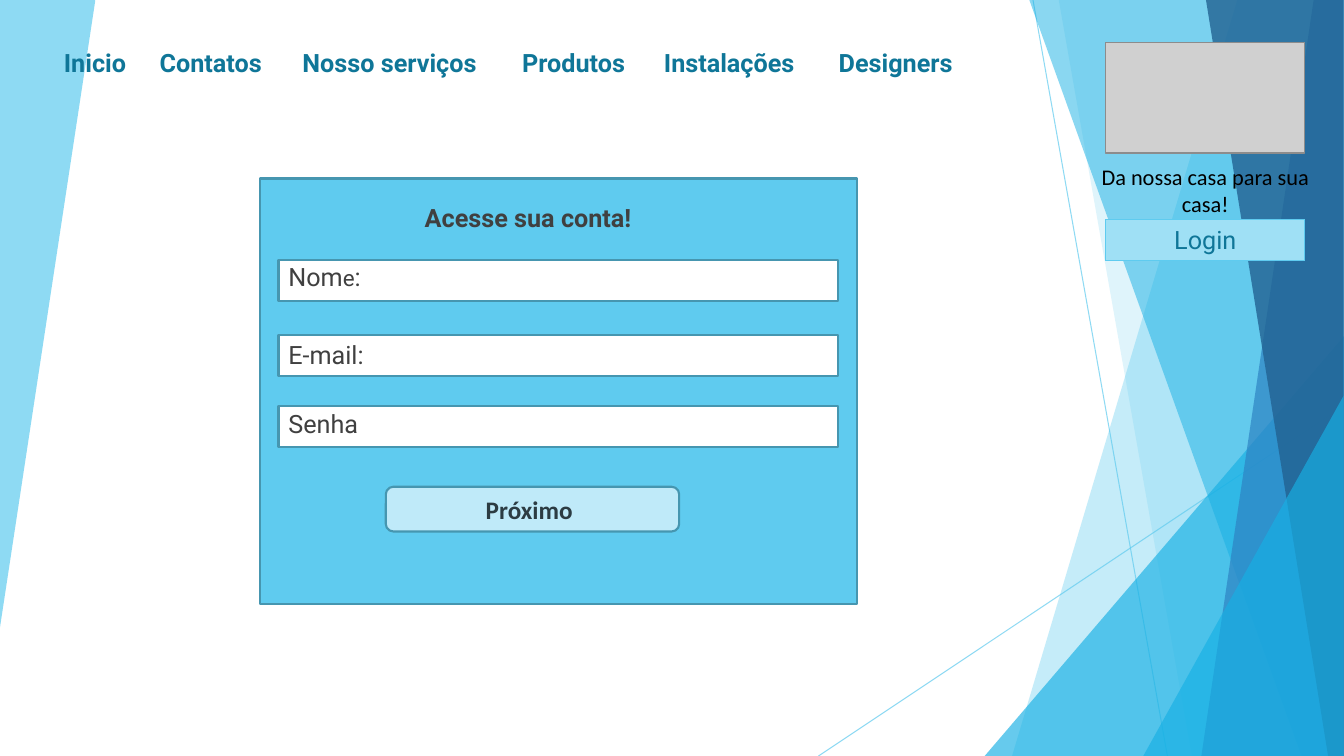
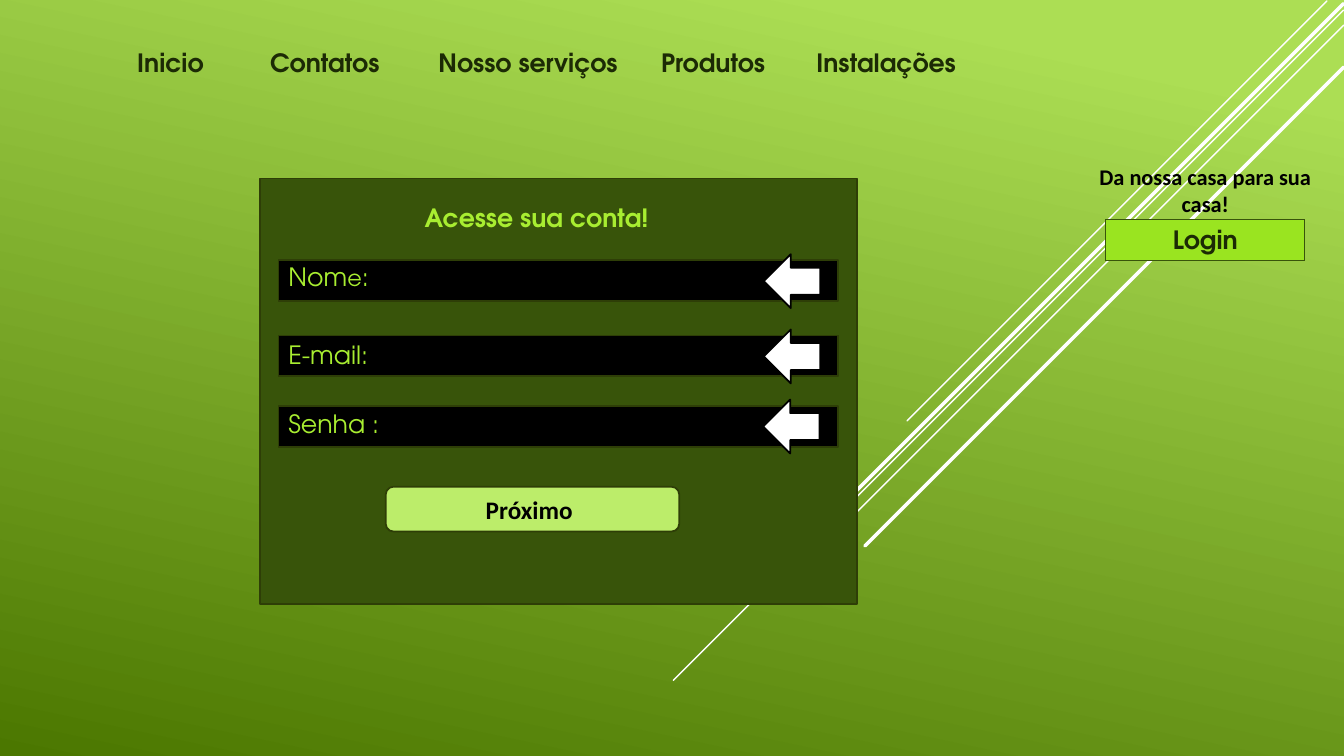
Before and after one commit to JVictor94/projeto, a slide deck: slide 3 of Projeto Automação Prototipo.pptx. Drawn at 1344x756 pixels with LibreOffice and Linux fonts; fonts in the diff are those of the drawing; grey boxes stand for pictures. Boxes give left, top, right and bottom in pixels: in the first picture for what was removed or moved away, otherwise in the second. Text is boxed around its words. In the diff, an @@ line names an element or a change of style, - is before the commit and + after.

```diff
--- a/Projeto Automação Prototipo.pptx
+++ b/Projeto Automação Prototipo.pptx
@@ background #FFFFFF to gradient #ACDF55 to #4C7800 @@
@@ line added from (1344, 10) to (674, 681), #FFFFFF 1 pt @@
@@ line added from (1344, 25) to (798, 572), #FFFFFF 1 pt @@
@@ line added from (1344, 4) to (809, 538), #FFFFFF 2.5 pt @@
@@ line added from (1327, 1) to (907, 421), #FFFFFF 1 pt @@
@@ text "Inicio" moved from (x1=64, y1=49, x2=126, y2=78) to (x1=137, y1=52, x2=203, y2=73) @@
@@ text "Contatos" moved from (x1=160, y1=54, x2=262, y2=73) to (x1=270, y1=53, x2=379, y2=73) @@
@@ text "Nosso serviços" moved from (x1=302, y1=53, x2=477, y2=78) to (x1=438, y1=52, x2=618, y2=79) @@
@@ font Roboto to TeX Gyre Adventor, text colour #0F7698 to #1C2A05 in 5 elements at (x1=137, y1=52, x2=203, y2=73), (x1=438, y1=52, x2=618, y2=79), (x1=270, y1=53, x2=379, y2=73), (x1=816, y1=52, x2=956, y2=79), (x1=661, y1=53, x2=765, y2=73) @@
@@ text "Produtos" moved from (x1=522, y1=53, x2=625, y2=73) to (x1=661, y1=53, x2=765, y2=73) @@
@@ text "Instalações" moved from (x1=664, y1=53, x2=794, y2=78) to (x1=816, y1=52, x2=956, y2=79) @@
@@ text removed at (x1=839, y1=53, x2=953, y2=78) @@
-Designers
@@ picture removed at (x1=1106, y1=42, x2=1306, y2=153) @@
@@ line added from (1344, 68) to (865, 546), #FFFFFF 2.5 pt @@
@@ rectangle at (x1=260, y1=178, x2=857, y2=604): fill #5FCBEF to #38540A; outline #4696B1 1.5 pt to #2E3E07 1.25 pt @@
@@ text "Da nossa casa para sua ..." at (x1=1099, y1=167, x2=1311, y2=218): bold on @@
@@ font Roboto to TeX Gyre Adventor, text colour #404040 to #A8ED31 in 3 elements at (x1=278, y1=257, x2=434, y2=297), (x1=288, y1=345, x2=368, y2=376), (x1=425, y1=208, x2=648, y2=228) @@
@@ rectangle "Login" at (x1=1106, y1=220, x2=1306, y2=260): font Roboto to TeX Gyre Adventor, text colour #0F7698 to #1C2A05, bold on; fill #9FE0F5 to #9AE420; outline #5FCBEF 0.75 pt to #38540A 0.75 pt @@
@@ right arrow added at (x1=764, y1=254, x2=821, y2=309), fill #FFFFFF, outline #000000 1.25 pt @@
@@ right arrow added at (x1=764, y1=330, x2=821, y2=384), fill #FFFFFF, outline #000000 1.25 pt @@
@@ fill #FFFFFF to #000000; outline #4696B1 1.5 pt to #2E3E07 1.25 pt in 3 elements at (x1=278, y1=260, x2=838, y2=300), (x1=278, y1=336, x2=838, y2=376), (x1=278, y1=406, x2=838, y2=447) @@
@@ text at (x1=288, y1=414, x2=365, y2=434): text changed; font Roboto to TeX Gyre Adventor; text colour #404040 to #A8ED31 @@
-Senha
+Senha :
@@ right arrow added at (x1=763, y1=399, x2=820, y2=454), fill #FFFFFF, outline #000000 1.25 pt @@
@@ group removed at (x1=0, y1=0, x2=1344, y2=756): 6 freeform shapes, 2 lines, 2 triangles @@
@@ rounded rectangle at (x1=386, y1=487, x2=680, y2=531): fill #BFEAF9 to #BCED6A; outline #4696B1 1.5 pt to #2E3E07 1.25 pt @@
@@ text "Próximo" at (x1=486, y1=501, x2=573, y2=519): text colour #2C3C43 to #000000 @@
```
Also in this commit, not shown: 13 other slides changed, 9 slides added, 1 slide removed, 7 other files.
